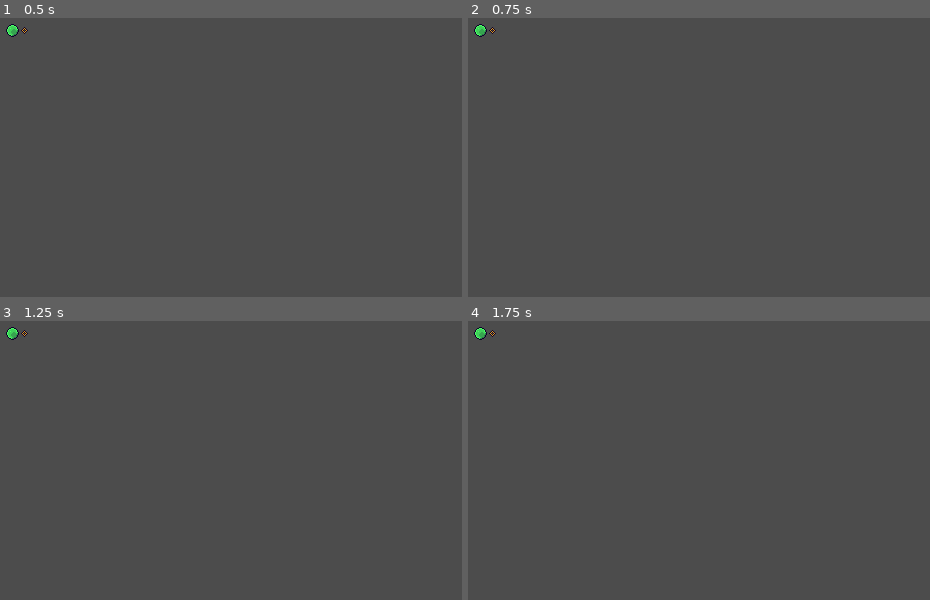
Above: before the commit, frames 1-4 (two rows, left to right).
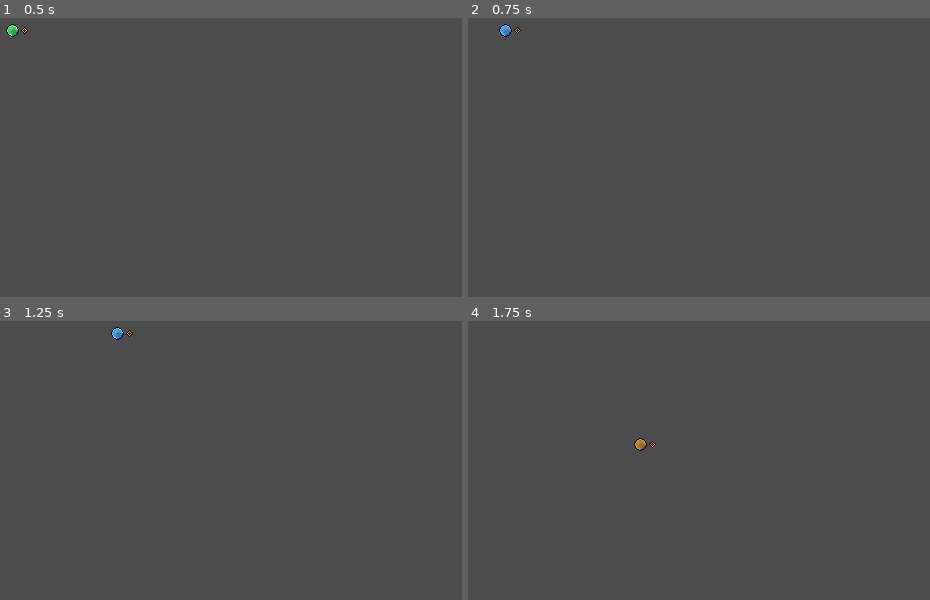
Above: after the commit, the same moments.

Repository: Bricksparts/MJ7-PreJam
Game: Godot game, scene res://World.tscn
Two runs of this game, one before a commit and one after it. Both use one fixed random seed, a clock stepped at 60 frames per second and the inputs below.
Inputs:
- Up to frame 1 (0.5 s): no input
- Up to frame 2 (0.75 s): tap Enter at 0.5 s; hold Right (ui_right) from 0.53 s (still down); hold Space (action_jump) from 0.53 s (still down)
- Up to frame 3 (1.25 s): keep holding Right (ui_right); keep holding Space (action_jump)
- Up to frame 4 (1.75 s): release Right (ui_right) at 1.28 s; release Space (action_jump) at 1.28 s; hold Down (ui_down) from 1.28 s (still down); tap Space (action_jump) at 1.35, 1.52 s

Frame 1 is identical in both runs. In frame 2, 0.2% of the frame differs, in the area x 1-12%, y 2-7%; in frame 3, 0.2%; in frame 4, 0.2%.
Error before the commit: Parse Error: Error parsing expression, misplaced: '\n' (res://Player.gd:161)

Commit message:
Player can jump woohoo

Diff:
--- a/Top Down Movement Prototype/Player.gd
+++ b/Top Down Movement Prototype/Player.gd
@@ -5,27 +5,27 @@
 onready var reticle:= $Pointer/Reticle
 
 enum moveState {stopped, halt, run, glide, sprint, walled, falling}
-enum moveAction {none, jump, sidestep, roll, vault}
+#enum moveAction {none, jump, sidestep, roll, vault}
 
 var playerMoveState = moveState.halt
-var playerMoveAction = moveAction.none
+#var playerMoveAction = moveAction.none
 
 const SPRINT_THRESHOLD = 1200
 
-const FORCE_RUN = 2000
-const FORCE_SPRINT = 200
-const FORCE_SPRINT_DECEL = 300
+const FORCE_RUN = 1600
+const FORCE_SPRINT = 1000
+const FORCE_SPRINT_DECEL = 1100
 const FORCE_HALT = 5
 const FORCE_GLIDE = 600
 const FORCE_GLIDE_HALT = 5
 const FORCE_JUMP = 200
 const FORCE_JUMP_STOP = 50
 
-const THRESHOLD_RUN = 200
+const THRESHOLD_RUN = 160
 const THRESHOLD_GLIDE = 50
 
 const TIMER_COYOTE_TIME = 24
-const TIMER_JUMP = 30
+const TIMER_JUMP = 12
 const TIMER_SIDESTEP = 18
 
 var airTimer = 0
@@ -38,8 +38,7 @@
 func _physics_process(delta):
 	update_timers(delta)
 	inputAxis = get_input_axis()
-	update_move_action()
-	update_input()
+	update_player_state()
 	apply_movement(delta)
 	motion = move_and_slide(motion)
 	print(airTimer)
@@ -62,52 +61,59 @@
 
 func update_player_state():
 	#Updates the player state and initiates actions based on player input
-	playerMoveAction = moveAction.none
 
 	if playerMoveState == moveState.stopped:
-		pass
+		if inputAxis != Vector2.ZERO:
+			playerMoveState = moveState.run
 
 	elif playerMoveState == moveState.halt:
-		pass
+		if inputAxis != Vector2.ZERO:
+			playerMoveState = moveState.run
+		elif motion.length() == 0:
+			playerMoveState = moveState.stopped
 
 	elif playerMoveState == moveState.run:
 		#Transitions and actions from the Run state
 		if Input.is_action_just_released("action_jump"):
-			#Initiate jump and transition to Glide
-			playerMoveState = moveState.glide
+			#Initiate jump
 			do_action_jump()
 		elif inputAxis == Vector2.ZERO:
 			#transition to Halt
 			playerMoveState = moveState.halt
 
 	elif playerMoveState == moveState.sprint:
-		pass
-
-	elif playerMoveState == moveState.glide:
-		pass
-
-func update_move_action():
-
-
-	if playerMoveState == moveState.run:
-		if Input.is_action_pressed("action_jump"):
-			playerMoveAction = moveAction.jump
-
-func update_input():
-	if playerMoveState == moveState.run:
-		if playerMoveAction == moveAction.jump:
+		if Input.is_action_just_released("action_jump"):
+			#Initiate jump
 			do_action_jump()
-			playerMoveState = moveState.glide
-		if inputAxis == Vector2.ZERO:
-			playerMoveState = moveState.halt
-
-	elif playerMoveState == moveState.halt:
-		if inputAxis != Vector2.ZERO:
+		elif motion.length() <= (THRESHOLD_RUN + 10):
 			playerMoveState = moveState.run
 
 	elif playerMoveState == moveState.glide:
 		if airTimer == 0:
-			glide_check_for_ground()
+			touch_ground()
+
+#func update_move_action():
+#
+#
+#	if playerMoveState == moveState.run:
+#		if Input.is_action_pressed("action_jump"):
+#			playerMoveAction = moveAction.jump
+
+#func update_input():
+#	if playerMoveState == moveState.run:
+#		if playerMoveAction == moveAction.jump:
+#			do_action_jump()
+#			playerMoveState = moveState.glide
+#		if inputAxis == Vector2.ZERO:
+#			playerMoveState = moveState.halt
+#
+#	elif playerMoveState == moveState.halt:
+#		if inputAxis != Vector2.ZERO:
+#			playerMoveState = moveState.run
+#
+#	elif playerMoveState == moveState.glide:
+#		if airTimer == 0:
+#			touch_ground()
 
 #func apply_friction(amount):
 #	if motion.length() > amount:
@@ -117,18 +123,24 @@
 
 func do_action_jump():
 	#Makes the player perform a jump
+	playerMoveState = moveState.glide
 	motion += calc_force_jump()
 	airTimer = TIMER_JUMP
 
-func glide_check_for_ground():
-	#Checks if there is ground beneath the player and transitions them to the correct speed and player state
+func touch_ground():
+	#Transitions them to the correct speed and player state (does not yet check if they land on ground or fall yet)
+
+	#Slows the player by FORCE_JUMP_STOP
 	motion = motion.clamped(motion.length() - FORCE_JUMP_STOP)
 
 	if motion.length() >= (THRESHOLD_RUN + 10):
+		#If fast enough, transitions the player to sprinting
 		playerMoveState = moveState.sprint
 	elif inputAxis != Vector2.ZERO:
+		#If not fast enough to Sprint, checks if the player transitions to a run
 		playerMoveState = moveState.run
 	else:
+		#If not fast enough to Sprint, checks if the player transitions to a halt
 		playerMoveState = moveState.halt
 
 func calc_force_jump(multiplier = 1):
@@ -157,10 +169,11 @@
 func calc_force_glide(multiplier = 1):
 	#Calculates a vector2 that represents the 'input' force from gliding
 	if inputAxis == Vector2.ZERO:
-		glideMotion =
-	glideMotion += FORCE_GLIDE * multiplier
+		glideMotion = -glideMotion.normalized() * FORCE_GLIDE_HALT * multiplier * glideMotion.length()
+	else:
+		glideMotion += inputAxis * FORCE_GLIDE * multiplier
+	glideMotion = glideMotion.clamped(THRESHOLD_GLIDE)
 	return glideMotion
-#	return vectorGlide.clamped(THRESHOLD_GLIDE)
 
 func apply_movement(delta):
 #	var vectorMovementSum = Vector2()
@@ -175,7 +188,8 @@
 		motion = motion.clamped(THRESHOLD_RUN)
 
 	elif playerMoveState == moveState.sprint:
-		motion
+		motion += calc_force_sprint() * delta
+		motion += calc_force_sprint_decel() * delta
 
 func update_animation():
 	if playerMoveState == moveState.halt:
